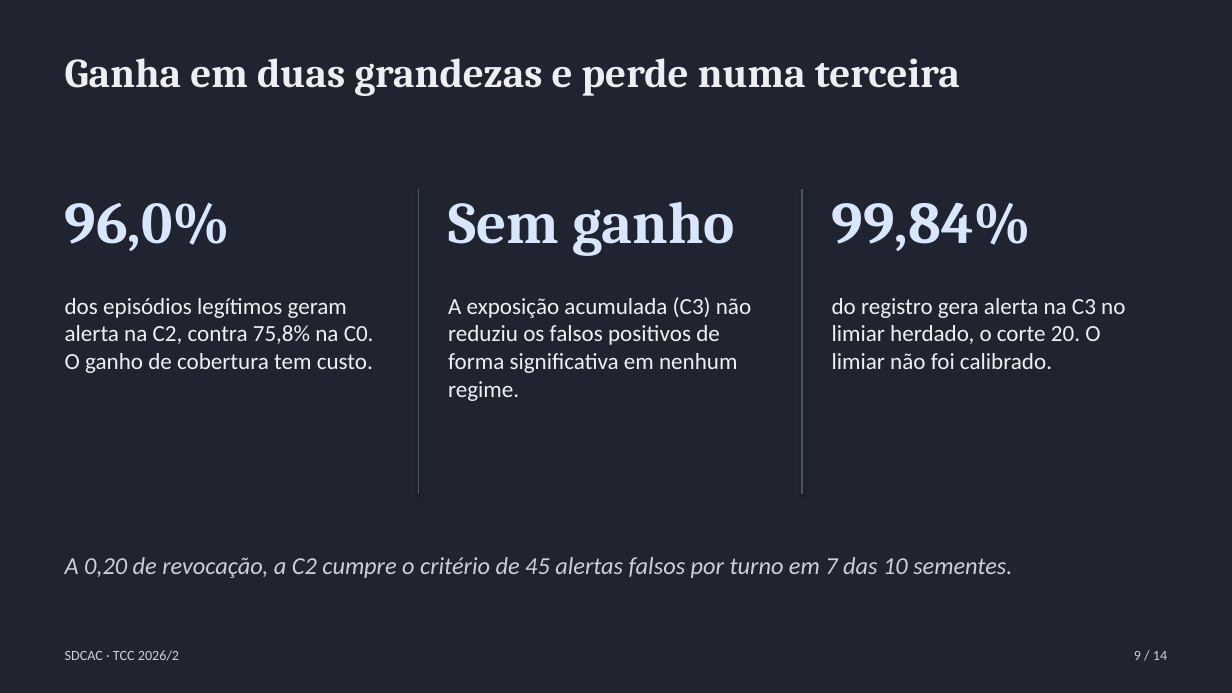
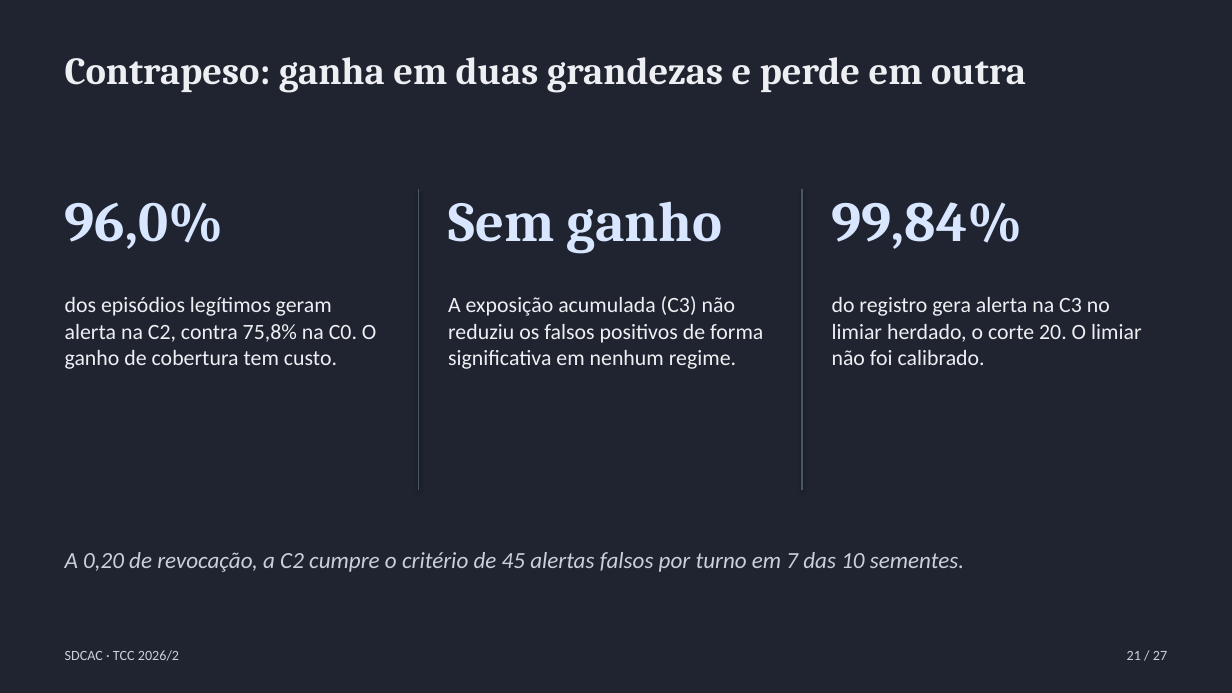
Before and after one commit to Codexrocks/TCC_SDCAC, a slide deck: slide 21 of apresentacao/apresentacao-sdcac.pptx (slide 9 before the commit). Drawn at 1232x693 pixels with LibreOffice and Linux fonts; fonts in the diff are those of the drawing. Boxes give left, top, right and bottom in pixels: in the first picture for what was removed or moved away, otherwise in the second. Text is boxed around its words. In the diff, an @@ line names an element or a change of style, - is before the commit and + after.

```diff
--- a/apresentacao/apresentacao-sdcac.pptx
+++ b/apresentacao/apresentacao-sdcac.pptx
@@ text at <box>65,57,1026,93</box>: text changed; size 32 to 30 pt @@
-Ganha em duas grandezas e perde numa terceira
+Contrapeso: ganha em duas grandezas e perde em outra
@@ line moved from (802, 189) - (802, 494) to (802, 189) - (802, 490) @@
@@ size 46 to 44 pt in 3 elements at <box>65,202,224,249</box>, <box>448,201,723,253</box>, <box>832,202,1023,249</box> @@
@@ size 18 to 17 pt in 3 elements at <box>65,297,376,369</box>, <box>448,296,763,369</box>, <box>832,297,1142,365</box> @@
@@ text "A 0,20 de revocação, a ..." at <box>65,552,964,572</box>: size 19 to 18 pt @@
@@ text at <box>1127,651,1167,660</box>: text changed @@
-9 / 14
+21 / 27
```
Also in this commit, not shown: 5 other slides changed, 21 slides added, 8 slides removed, 6 other files.
